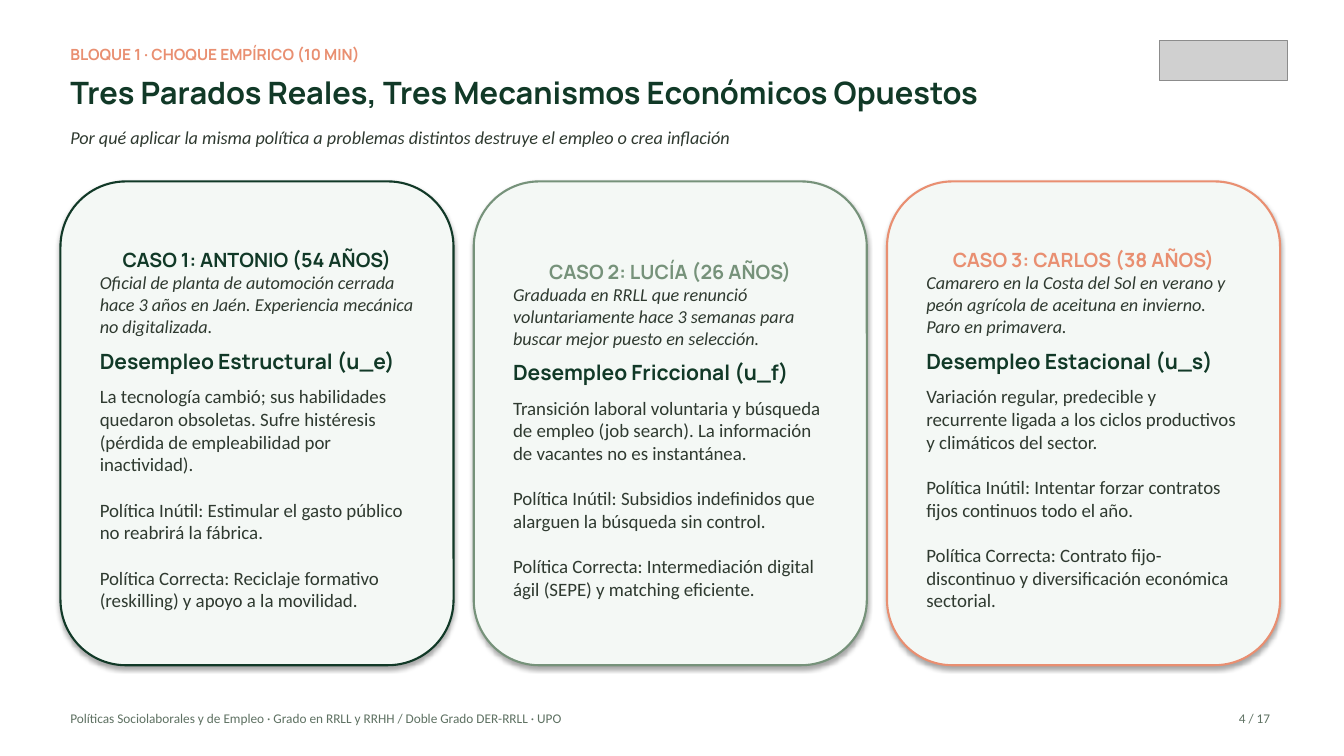
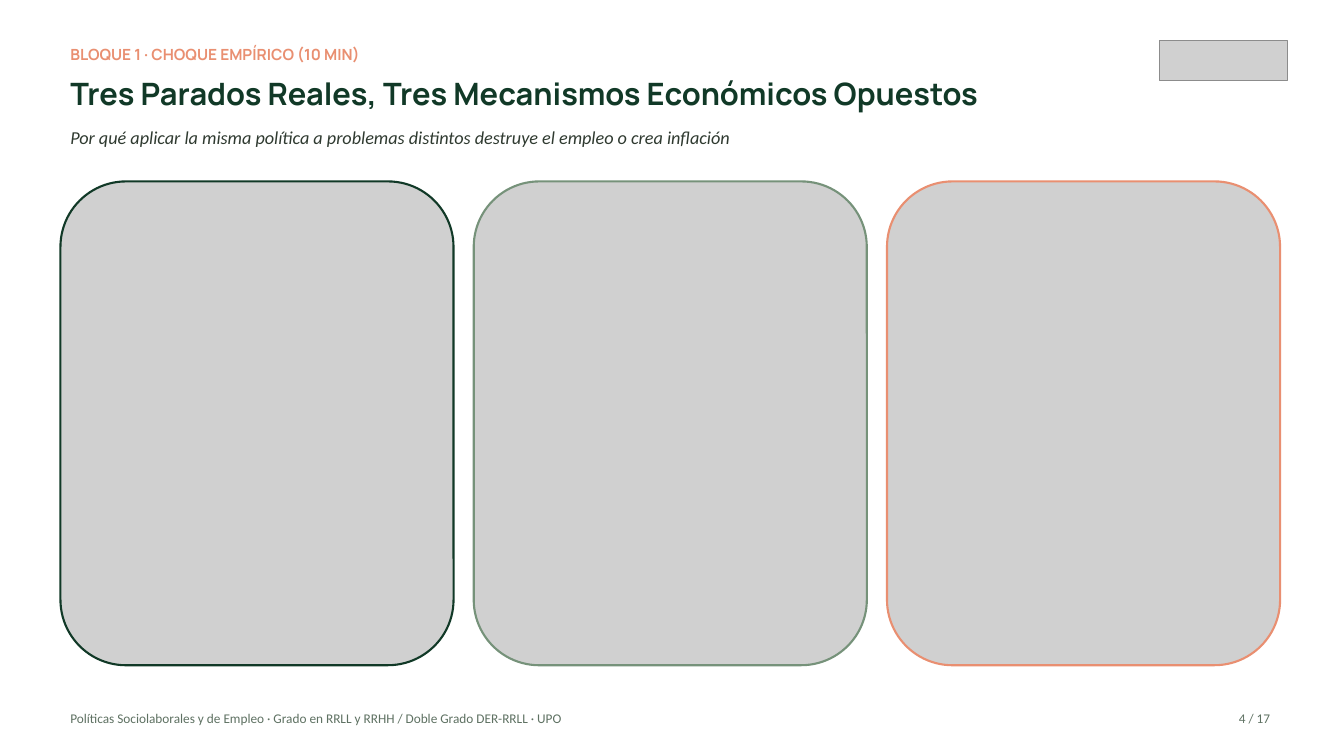
Before and after one commit to mhidper/PSSLL2627, a slide deck: slide 4 of Temas EB/Sesiones EB/Sesion 04/Sesion 04 - Tipología del Desempleo, NAIRU y Curva de Phillips.pptx. Drawn at 1344x756 pixels with LibreOffice and Linux fonts; fonts in the diff are those of the drawing; grey boxes stand for pictures. Boxes give left, top, right and bottom in pixels: in the first picture for what was removed or moved away, otherwise in the second. Text is boxed around its words. In the diff, an @@ line names an element or a change of style, - is before the commit and + after.

```diff
--- a/Temas EB/Sesiones EB/Sesion 04/Sesion 04 - Tipología del Desempleo, NAIRU y Curva de Phillips.pptx
+++ b/Temas EB/Sesiones EB/Sesion 04/Sesion 04 - Tipología del Desempleo, NAIRU y Curva de Phillips.pptx
@@ rounded rectangle removed at box(60, 181, 454, 665) @@
-CASO 1: ANTONIO (54 AÑOS)
-Oficial de planta de automoción cerrada hace 3 años en Jaén. Experiencia mecánica no digitalizada.
-Desempleo Estructural (u_e)
-La tecnología cambió; sus habilidades quedaron obsoletas. Sufre histéresis (pérdida de empleabilidad por inactividad).
-Política Inútil: Estimular el gasto público no reabrirá la fábrica.
-Política Correcta: Reciclaje formativo (reskilling) y apoyo a la movilidad.
@@ picture added at box(60, 181, 454, 665) @@
@@ rounded rectangle removed at box(474, 181, 867, 665) @@
-CASO 2: LUCÍA (26 AÑOS)
-Graduada en RRLL que renunció voluntariamente hace 3 semanas para buscar mejor puesto en selección.
-Desempleo Friccional (u_f)
-Transición laboral voluntaria y búsqueda de empleo (job search). La información de vacantes no es instantánea.
-Política Inútil: Subsidios indefinidos que alarguen la búsqueda sin control.
-Política Correcta: Intermediación digital ágil (SEPE) y matching eficiente.
@@ picture added at box(474, 181, 867, 665) @@
@@ rounded rectangle removed at box(887, 181, 1280, 665) @@
-CASO 3: CARLOS (38 AÑOS)
-Camarero en la Costa del Sol en verano y peón agrícola de aceituna en invierno. Paro en primavera.
-Desempleo Estacional (u_s)
-Variación regular, predecible y recurrente ligada a los ciclos productivos y climáticos del sector.
-Política Inútil: Intentar forzar contratos fijos continuos todo el año.
-Política Correcta: Contrato fijo-discontinuo y diversificación económica sectorial.
@@ picture added at box(887, 181, 1280, 665) @@
```
Also in this commit, not shown: 8 other slides changed, 2 slides removed, 15 other files.
